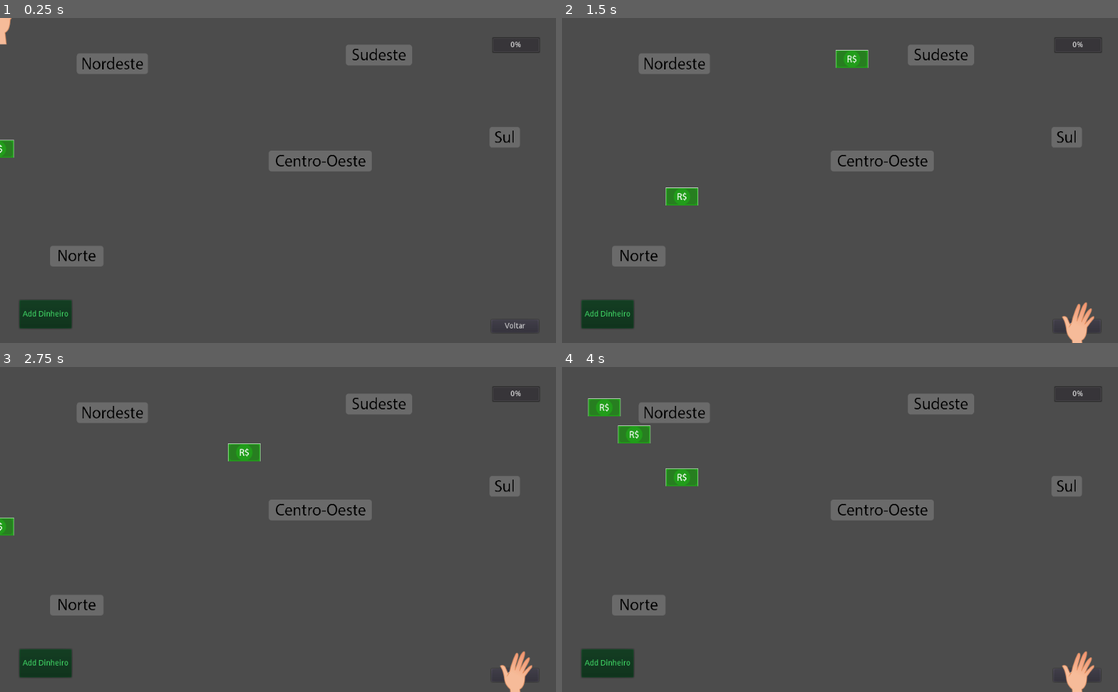
Above: before the commit, frames 1-4 (two rows, left to right).
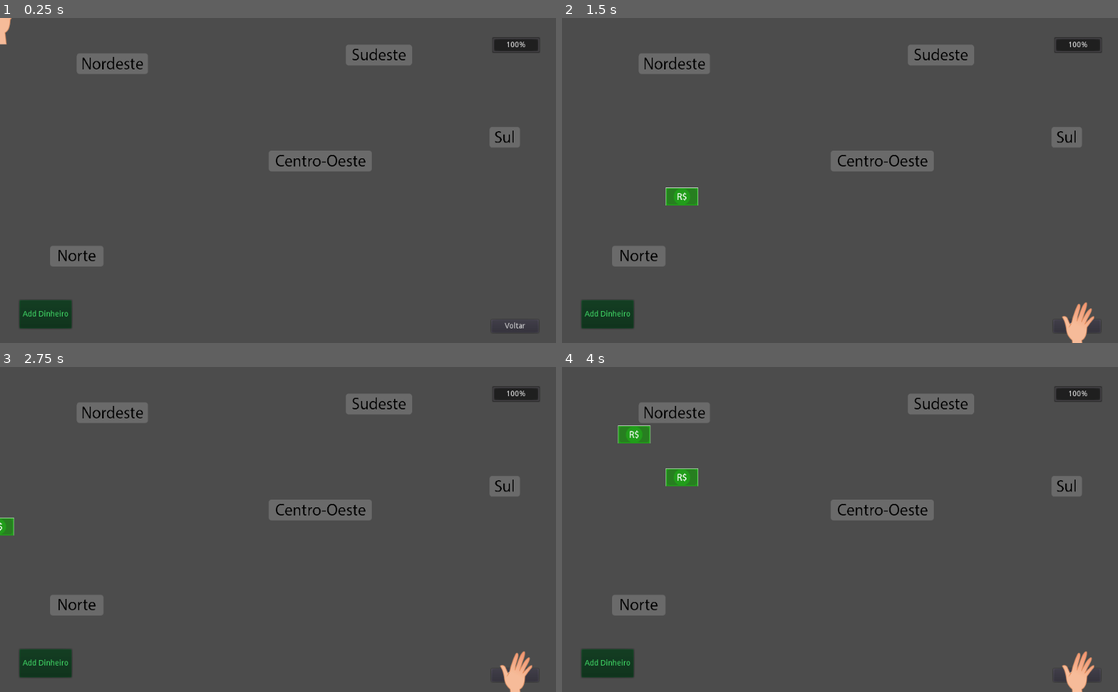
Above: after the commit, the same moments.

Repository: 2022M1T3-Inteli/Eu-presidente-maintech
Game: Godot game, scene res://Telas/MiniGameDinheiro.tscn
The game is run twice, just before and just after one commit, with the same random seed, the same clock (stepped at 60 frames per second) and the same inputs. This scene is started directly instead of the project's main scene.
Inputs:
- Up to frame 1 (0.25 s): no input
- Up to frame 2 (1.5 s): click "Add Dinheiro" at 0.5 s; click "Voltar" at 1.25 s
- Up to frame 3 (2.75 s): click "Voltar" at 2 s
- Up to frame 4 (4 s): click "Add Dinheiro" at 2.75 s; click "Voltar" at 3.5 s

The runs differ from the first frame. In frame 1, 0.4% of the frame differs, in the area x 0-97%, y 6-43%; in frame 2, 0.6%; in frame 3, 0.6%; in frame 4, 0.6%, in the area x 4-97%, y 6-16%.

Commit message:
Zero_Tudo_CERTO

Diff:
--- a/MainTech-main/src/Minegame(Juntos)_0.2/Telas/MiniGameDinheiro.tscn
+++ b/MainTech-main/src/Minegame(Juntos)_0.2/Telas/MiniGameDinheiro.tscn
@@ -1,6 +1,5 @@
-[gd_scene load_steps=7 format=2]
+[gd_scene load_steps=6 format=2]
 
-[ext_resource path="res://Obj/Dinheiro.tscn" type="PackedScene" id=1]
 [ext_resource path="res://code/Node2Dcode.gd" type="Script" id=3]
 [ext_resource path="res://imag/AssetTags.png" type="Texture" id=4]
 [ext_resource path="res://imag/Mao.png" type="Texture" id=7]
@@ -81,8 +80,6 @@
 texture = ExtResource( 7 )
 hframes = 2
 
-[node name="Dinheiro" parent="." instance=ExtResource( 1 )]
-
 [connection signal="pressed" from="Control/Voltar" to="." method="_on_Voltar_pressed"]
 [connection signal="pressed" from="Control/Button" to="." method="_on_Button_pressed"]
 [connection signal="area_entered" from="Mouse" to="." method="_on_Mouse_area_entered"]
--- a/MainTech-main/src/Minegame(Juntos)_0.2/code/Dinheiro.gd
+++ b/MainTech-main/src/Minegame(Juntos)_0.2/code/Dinheiro.gd
@@ -70,5 +70,6 @@
 
 func _on_Dinheiro_area_entered(area):
 	if(area.name == "Mouse"):
+		area.get_parent().pontos += 1
 		queue_free()
 	pass # Replace with function body.
--- a/MainTech-main/src/Minegame(Juntos)_0.2/code/Node2Dcode.gd
+++ b/MainTech-main/src/Minegame(Juntos)_0.2/code/Node2Dcode.gd
@@ -1,7 +1,7 @@
 extends Node2D
 
 onready var pontos = 0
-
+var maxDinheiro = 0
 
 func criar_dinheiro(): # Funcao, quando chama cria e instancia o obj Dinheiro apartir da cena Dinheiro.tscn
 	var loadDinheiro = preload("res://Obj/Dinheiro.tscn") # Carrega a cena Dinheiro.tscn
@@ -9,7 +9,9 @@
 	get_parent().add_child(dinheiro) # get_parent(), pega o no pai, nesse caso Node2D. add_child(), é uma funcao que adiciona um obj a cena
 
 func _process(delta):
+	$Control/ProgressBar.max_value = maxDinheiro
 	$Control/ProgressBar.value = pontos
+	print("Pontos: ",pontos," Maximo de Pontos: ",maxDinheiro )
 
 
 
@@ -20,4 +22,5 @@
 
 
 func _on_Button_pressed():
+	maxDinheiro += 1
 	criar_dinheiro()
Not shown, changed: .DS_Store
Not shown, changed: MainTech-main/.DS_Store
Not shown, changed: MainTech-main/src/.DS_Store
Not shown, changed: MainTech-main/src/Minegame(Juntos)_0.2/.DS_Store
